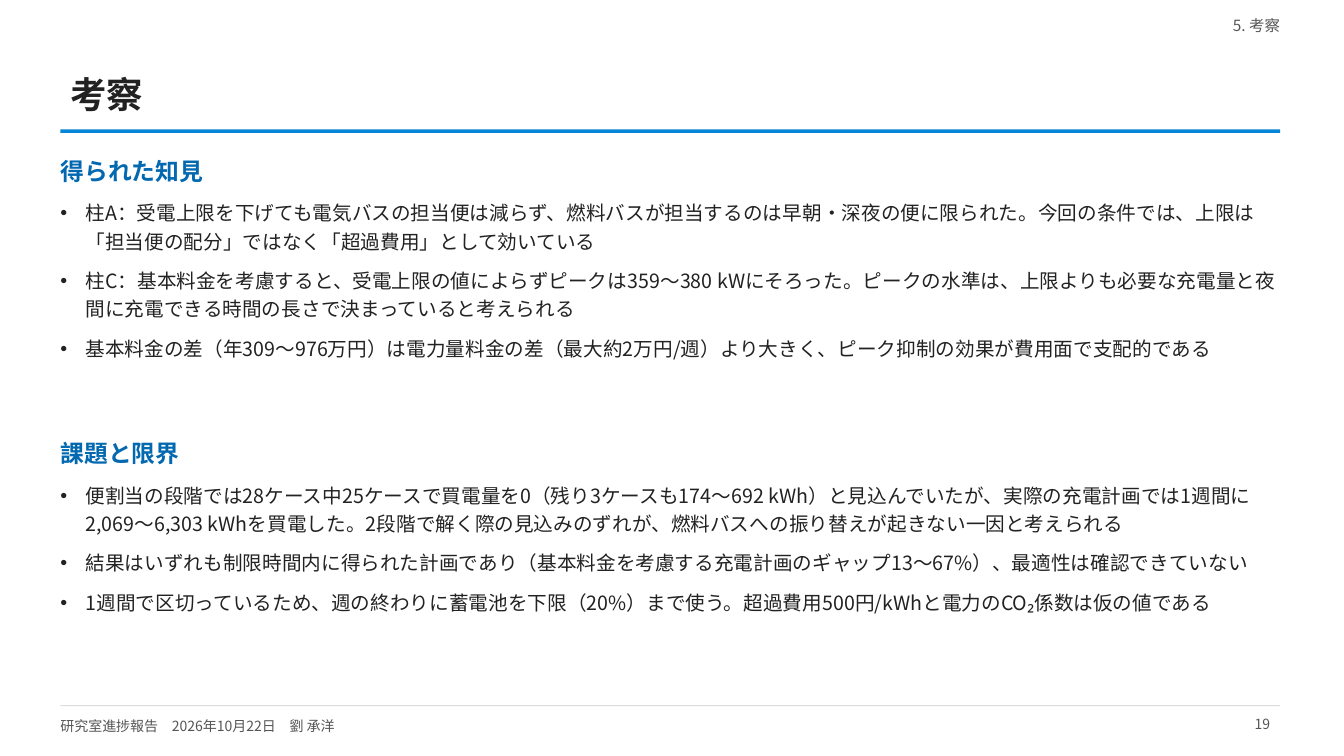
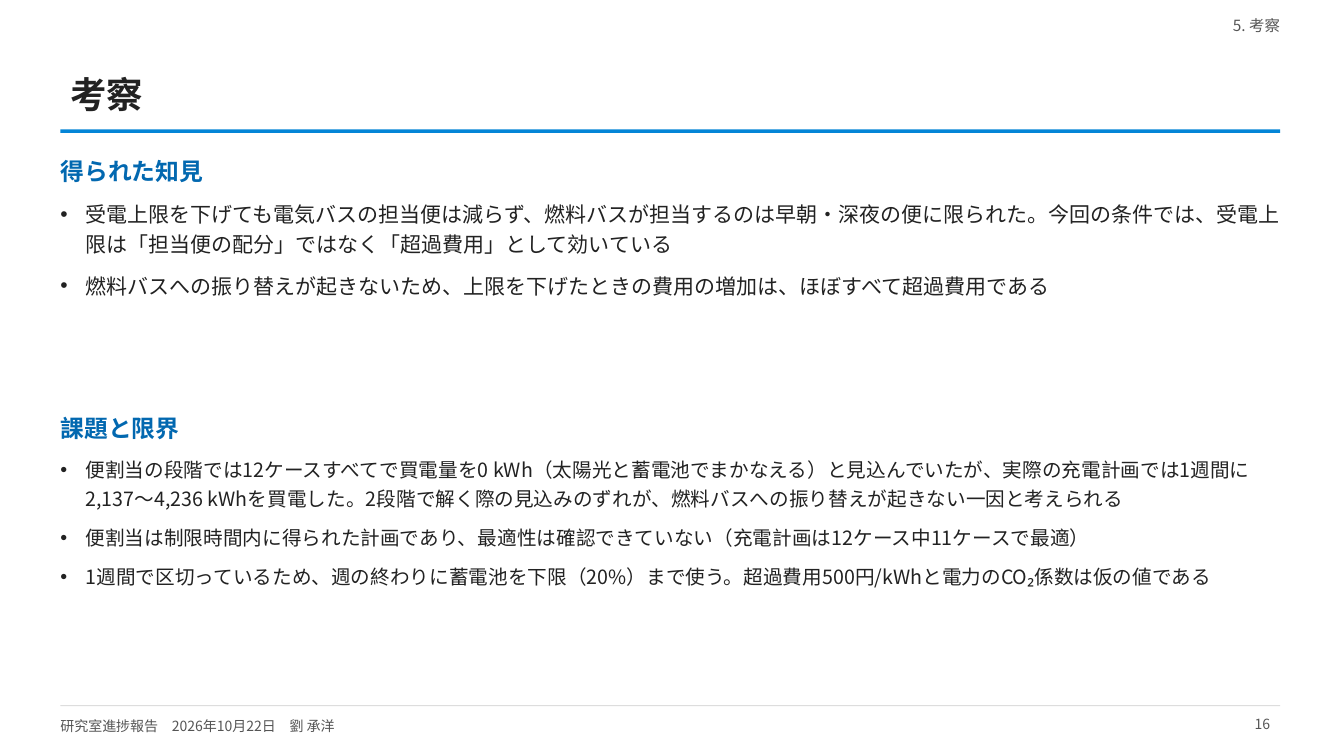
Before and after one commit to CYLIU2003/master-course, a slide deck: slide 16 of outcome/2026-10-22_lab_progress/lab_progress_20261022.pptx (slide 19 before the commit). Drawn at 1344x756 pixels with LibreOffice and Linux fonts; fonts in the diff are those of the drawing. Boxes give left, top, right and bottom in pixels: in the first picture for what was removed or moved away, otherwise in the second. Text is boxed around its words. In the diff, an @@ line names an element or a change of style, - is before the commit and + after.

```diff
--- a/outcome/2026-10-22_lab_progress/lab_progress_20261022.pptx
+++ b/outcome/2026-10-22_lab_progress/lab_progress_20261022.pptx
@@ text at <box>86,204,1280,296</box>: text changed; size 14 to 15 pt @@
-• 柱A：受電上限を下げても電気バスの担当便は減らず、燃料バスが担当するのは早朝・深夜の便に限られた。今回の条件では、上限は「担当便の配分」ではなく「超過費用」として効いている
-• 柱C：基本料金を考慮すると、受電上限の値によらずピークは359〜380 kWにそろった。ピークの水準は、上限よりも必要な充電量と夜間に充電できる時間の長さで決まっていると考えられる
-• 基本料金の差（年309〜976万円）は電力量料金の差（最大約2万円/週）より大きく、ピーク抑制の効果が費用面で支配的である
+• 受電上限を下げても電気バスの担当便は減らず、燃料バスが担当するのは早朝・深夜の便に限られた。今回の条件では、受電上限は「担当便の配分」ではなく「超過費用」として効いている
+• 燃料バスへの振り替えが起きないため、上限を下げたときの費用の増加は、ほぼすべて超過費用である
@@ text "課題と限界": place and size @@
-text "課題と限界" at <box>60,442,179,464</box>
+text "課題と限界" at <box>60,417,179,439</box>
@@ text "便割当の段階では12ケースすべてで買電量を0 kWh（太陽光と蓄電池でまかなえる）と見込んでいたが、実際の充電計画では1 ...": place and size @@
-text "便割当の段階では12ケースすべてで買電量を0 kWh（太陽光と蓄電池でまかなえる）と見込んでいたが、実際の充電計画では1 ..." at <box>86,486,1250,614</box>
+text "便割当の段階では12ケースすべてで買電量を0 kWh（太陽光と蓄電池でまかなえる）と見込んでいたが、実際の充電計画では1 ..." at <box>86,460,1250,588</box>
@@ text at <box>86,460,1250,547</box>: text changed @@
-• 便割当の段階では28ケース中25ケースで買電量を0（残り3ケースも174〜692 kWh）と見込んでいたが、実際の充電計画では1週間に2,069〜6,303 kWhを買電した。2段階で解く際の見込みのずれが、燃料バスへの振り替えが起きない一因と考えられる
-• 結果はいずれも制限時間内に得られた計画であり（基本料金を考慮する充電計画のギャップ13〜67%）、最適性は確認できていない
+• 便割当の段階では12ケースすべてで買電量を0 kWh（太陽光と蓄電池でまかなえる）と見込んでいたが、実際の充電計画では1週間に2,137〜4,236 kWhを買電した。2段階で解く際の見込みのずれが、燃料バスへの振り替えが起きない一因と考えられる
+• 便割当は制限時間内に得られた計画であり、最適性は確認できていない（充電計画は12ケース中11ケースで最適）
@@ page number at <box>1255,718,1271,729</box>: text changed @@
-19
+16
```
Also in this commit, not shown: 16 other slides changed, 1 slide added, 4 slides removed, 4 other files.
